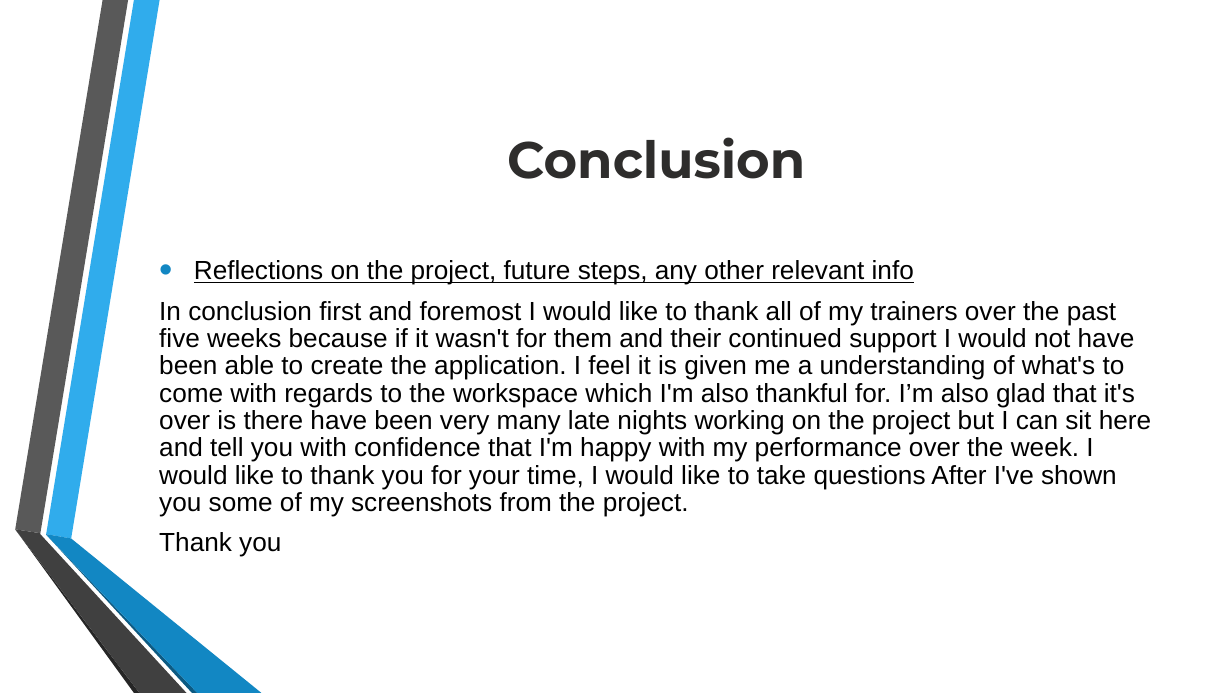
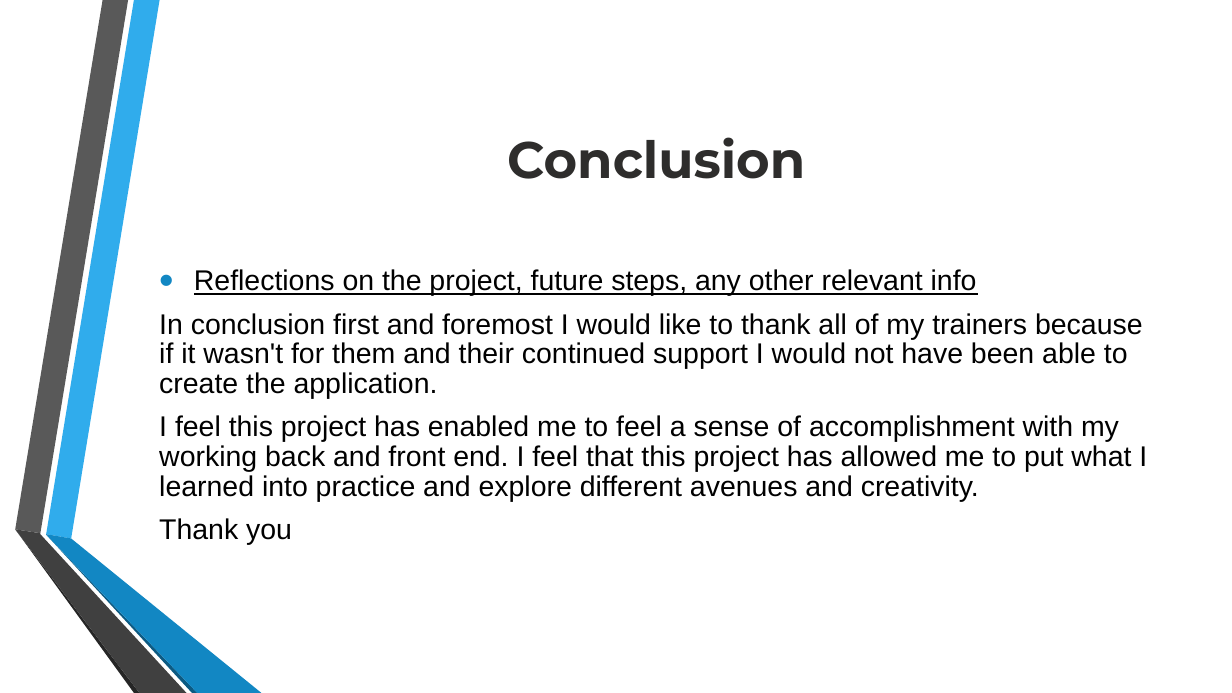
Before and after one commit to AChaffey/HWA-Project-2, a slide deck: slide 10 of documentation/Presentation2.pptx (slide 13 before the commit). Drawn at 1232x693 pixels with LibreOffice and Linux fonts; fonts in the diff are those of the drawing; background and template pictures are left out. Boxes give left, top, right and bottom in pixels: in the first picture for what was removed or moved away, otherwise in the second. Text is boxed around its words. In the diff, an @@ line names an element or a change of style, - is before the commit and + after.

```diff
--- a/documentation/Presentation2.pptx
+++ b/documentation/Presentation2.pptx
@@ text at bbox=[159, 269, 977, 545]: size 20.4 to 22.2 pt in "Reflections on the project, future steps, any ...", "Thank you" @@
@@ text at bbox=[159, 313, 1147, 502]: text changed; size 20.4 to 22.2 pt @@
-In conclusion first and foremost I would like to thank all of my trainers over the past five weeks because if it wasn't for them and their continued support I would not have been able to create the application. I feel it is given me a understanding of what's to come with regards to the workspace which I'm also thankful for. I’m also glad that it's over is there have been very many late nights working on the project but I can sit here and tell you with confidence that I'm happy with my performance over the week. I would like to thank you for your time, I would like to take questions After I've shown you some of my screenshots from the project.
+In conclusion first and foremost I would like to thank all of my trainers because if it wasn't for them and their continued support I would not have been able to create the application.
+I feel this project has enabled me to feel a sense of accomplishment with my working back and front end. I feel that this project has allowed me to put what I learned into practice and explore different avenues and creativity.
```
Also in this commit, not shown: 7 other slides changed, 1 slide added, 4 slides removed.
